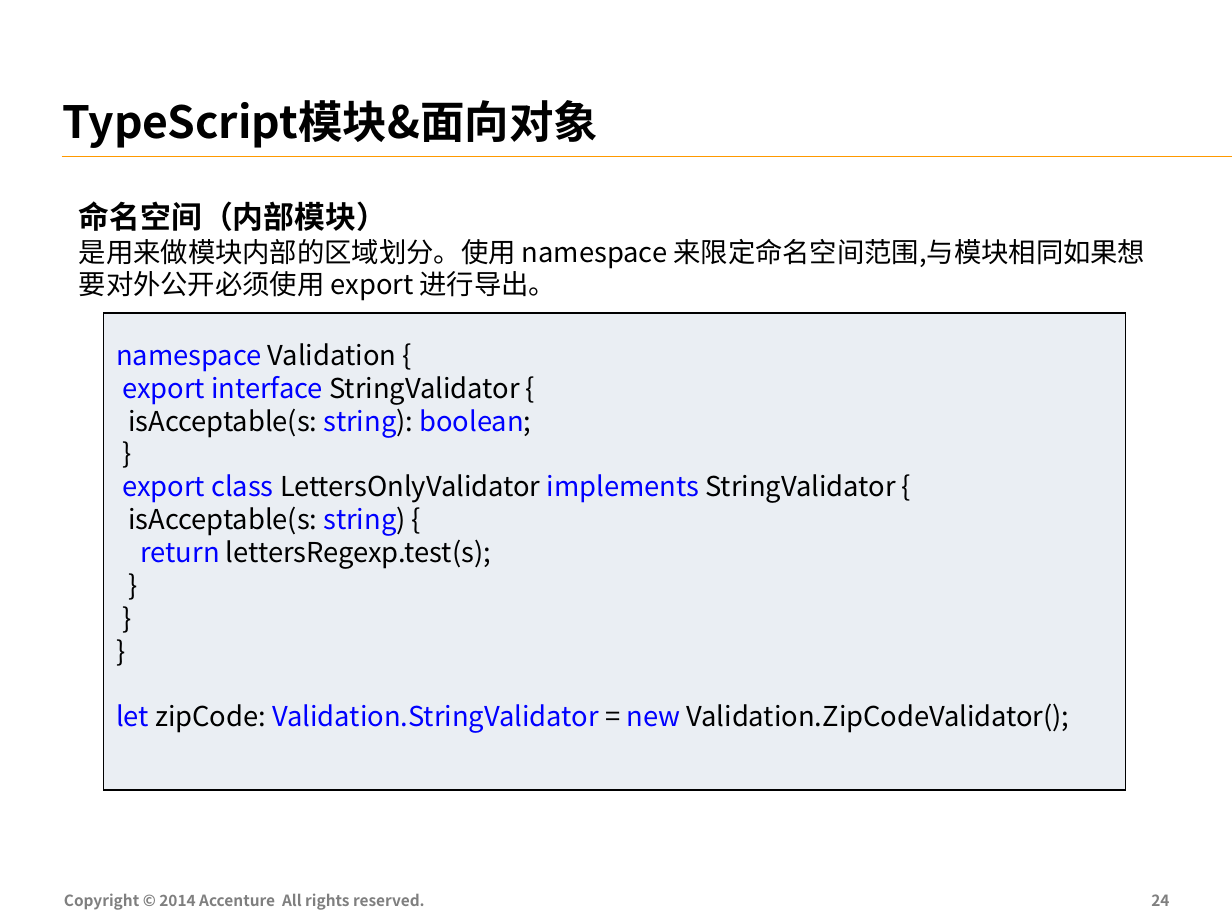
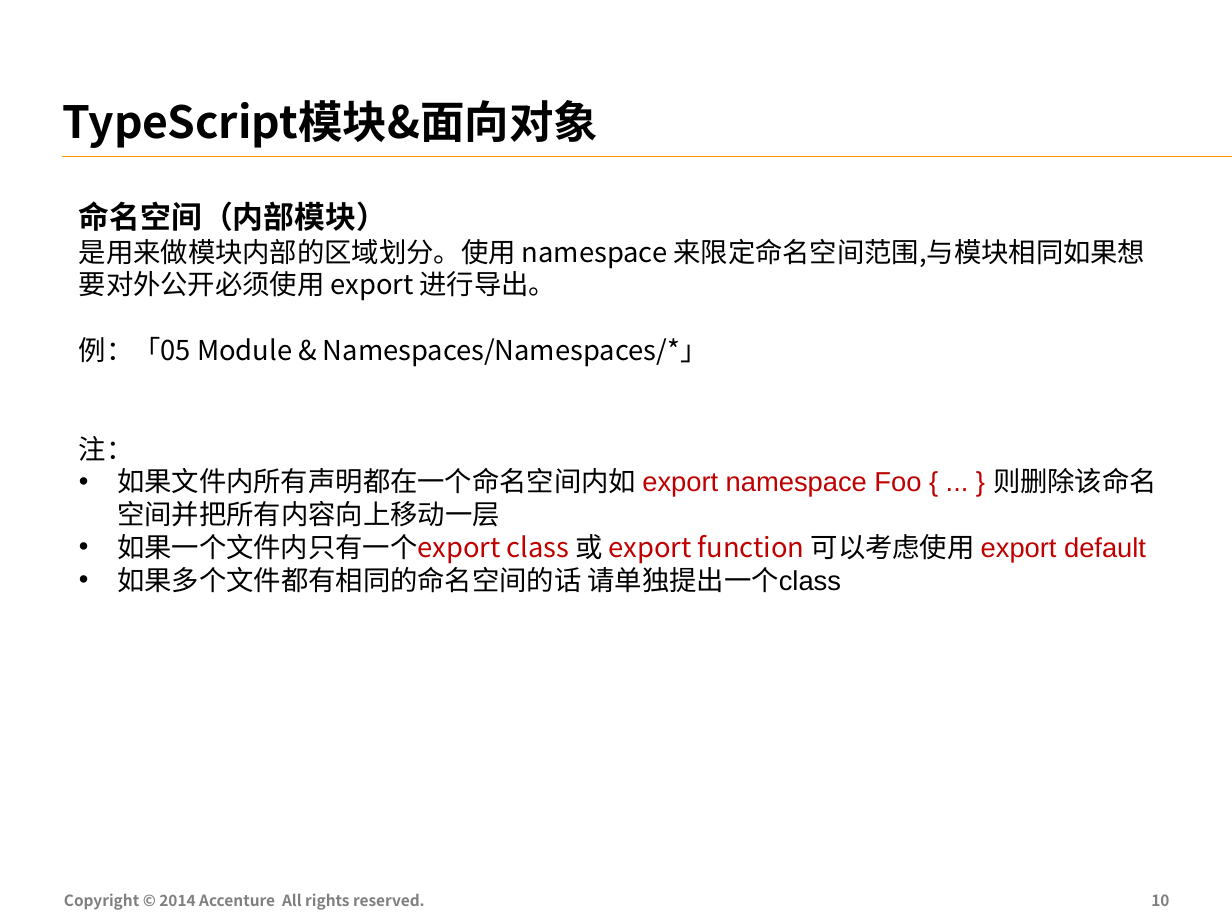
Before and after one commit to FS-Angular-Interest-Group/AngularTraining, a slide deck: slide 11 of PPT/02-Accenture-FS-Angular-TypeScript.pptx (slide 25 before the commit). Drawn at 1232x924 pixels with LibreOffice and Linux fonts; fonts in the diff are those of the drawing. Boxes give left, top, right and bottom in pixels: in the first picture for what was removed or moved away, otherwise in the second. Text is boxed around its words. In the diff, an @@ line names an element or a change of style, - is before the commit and + after.

```diff
--- a/PPT/02-Accenture-FS-Angular-TypeScript.pptx
+++ b/PPT/02-Accenture-FS-Angular-TypeScript.pptx
@@ rectangle removed at bbox=[103, 313, 1126, 790] @@
-namespace Validation {
-export interface StringValidator {
-isAcceptable(s: string): boolean;
-}
-export class LettersOnlyValidator implements StringValidator {
-isAcceptable(s: string) {
-return lettersRegexp.test(s);
-}
-}
-}
-let zipCode: Validation.StringValidator = new Validation.ZipCodeValidator();
@@ text at bbox=[79, 337, 1157, 593]: paragraphs added @@
+例：「05 Module & Namespaces/Namespaces/*」
+注：
+• 如果文件内所有声明都在一个命名空间内如 export namespace Foo { ... } 则删除该命名空间并把所有内容向上移动一层
+• 如果一个文件内只有一个export class 或 export function 可以考虑使用 export default
+• 如果多个文件都有相同的命名空间的话 请单独提出一个class
@@ page number at bbox=[1151, 894, 1169, 906]: text changed @@
-24
+10
```
Also in this commit, not shown: 9 other slides changed, 2 slides added, 15 slides removed, 20 other files.
